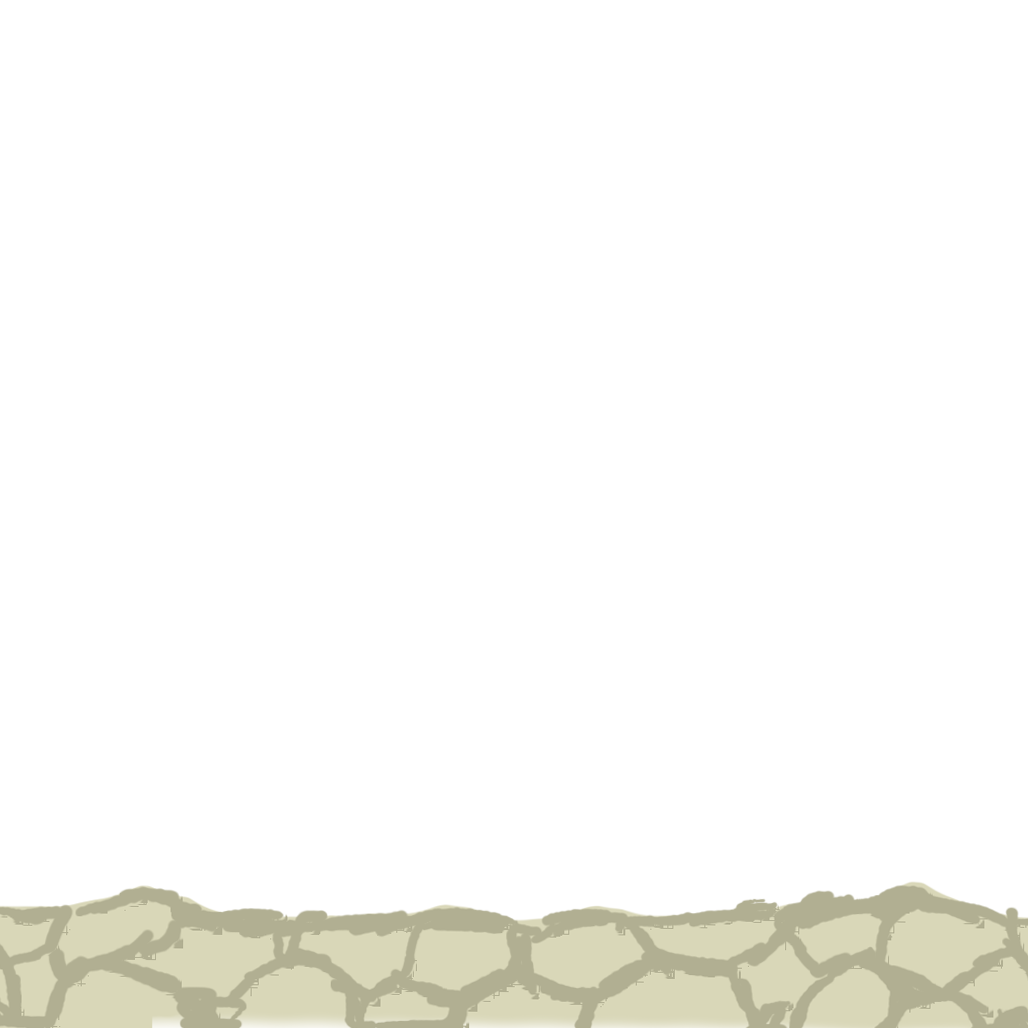
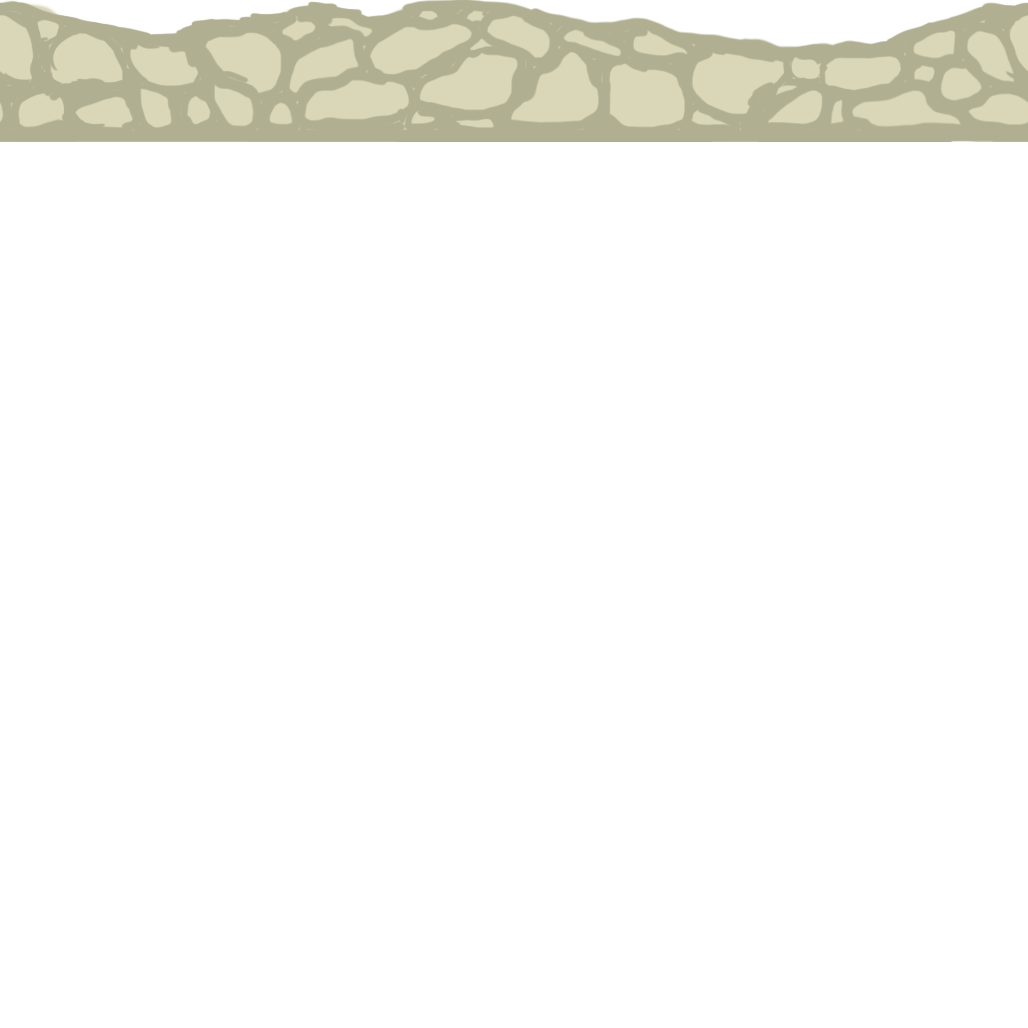
Layers edited between the first and the second 1028×1028 image:
added layer "Layer 5" above "Layer 4" over [0, 0, 1028, 142]
painted on "Layer 4" over [0, 0, 1028, 1028]
